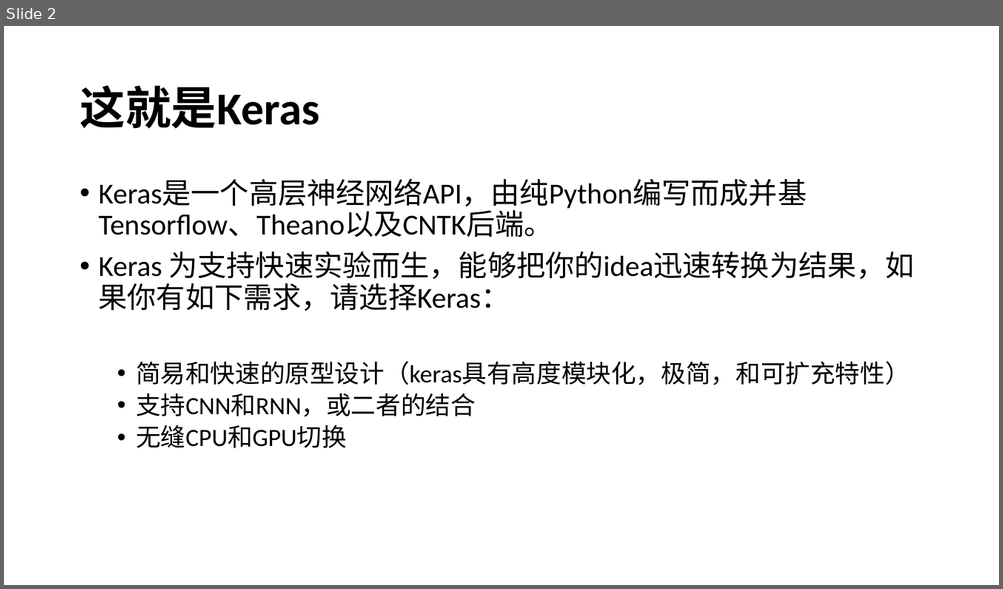
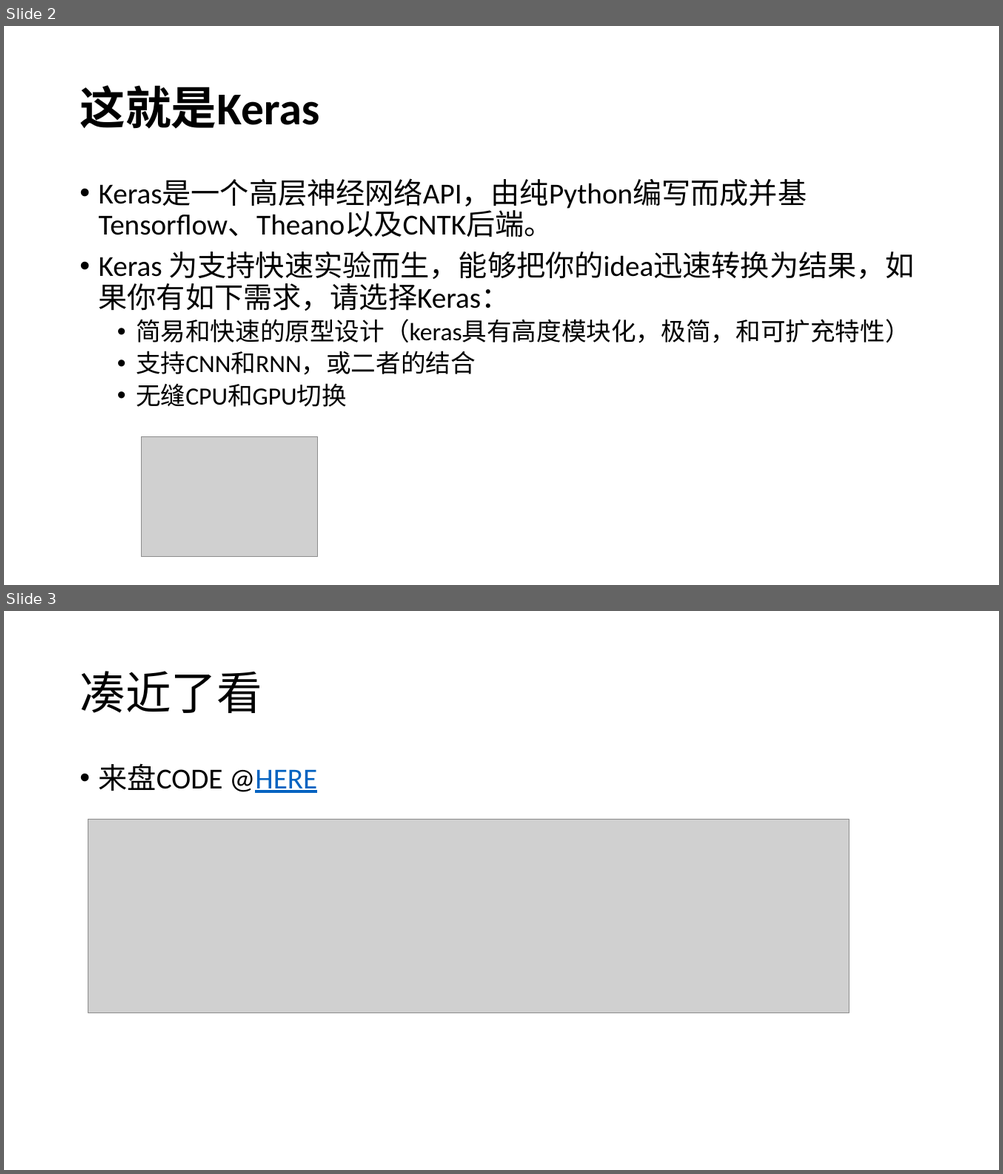
Before and after one commit to foamliu/Learning-DL, a slide deck: keras/Keras.pptx. Shown one above the other, each under a label of ours: slide 2 before the commit, slides 2 and 3 after it. The pictures are 1003x589 and 1003x1174 pixels, drawn with LibreOffice and Linux fonts; fonts in the diff are those of the drawing; grey boxes stand for pictures. Boxes give left, top, right and bottom in pixels: in the first picture for what was removed or moved away, otherwise in the second. Text is boxed around its words. In the diff, an @@ line names an element or a change of style, - is before the commit and + after.

Commit message:
Keras slides

```diff
--- a/keras/Keras.pptx
+++ b/keras/Keras.pptx
@@ slide 3 added at bbox=[4, 611, 999, 1170], background #FFFFFF @@
@@ title added at bbox=[79, 671, 262, 713], 44 pt, text #000000 @@
+凑近了看
@@ text added at bbox=[99, 763, 317, 793], 28 pt, text #000000 @@
+• 来盘CODE @HERE
@@ picture added at bbox=[88, 820, 848, 1013] @@
@@ slide 2 changed as well @@
@@ text "Keras是一个高层神经网络API，由纯Python编写而成并基Tensorflow、Theano以及CNTK后端。" rewrapped from bbox=[99, 179, 914, 449] to bbox=[99, 179, 914, 407] @@
@@ picture added at bbox=[142, 437, 317, 557] @@
```
Also in this commit, not shown: 2 other slides changed, 4 other slides added, 1 other file.
